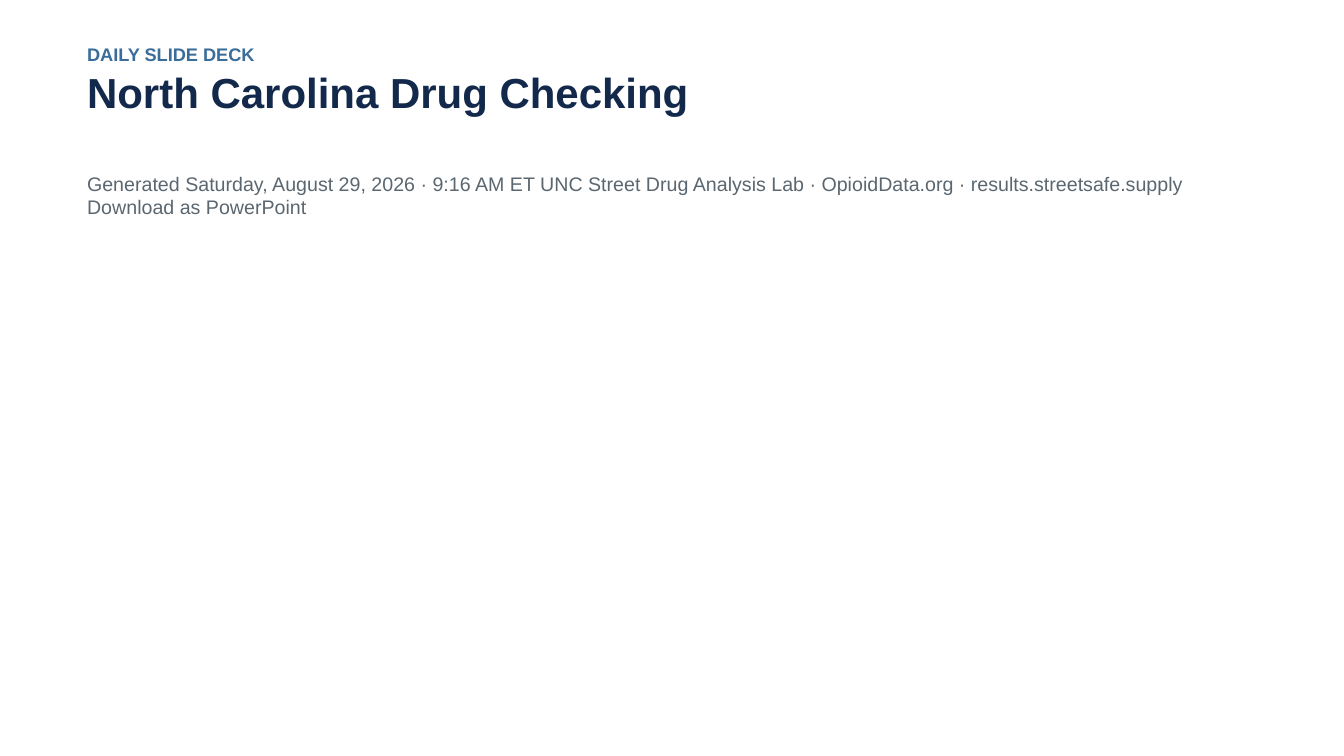
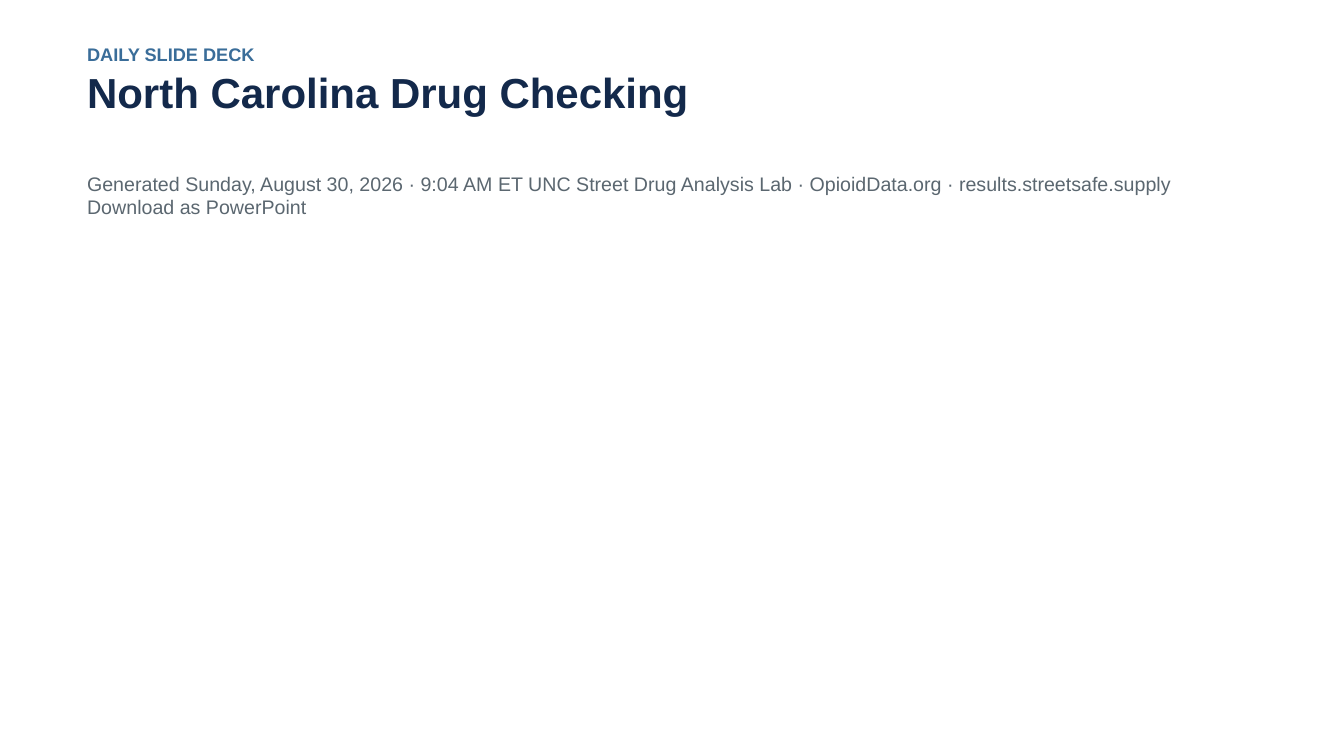
Before and after one commit to opioiddatalab/ncslides, a slide deck: slide 1 of docs/nc-drug-checking-latest.pptx. Drawn at 1344x756 pixels with LibreOffice and Linux fonts; fonts in the diff are those of the drawing. Boxes give left, top, right and bottom in pixels: in the first picture for what was removed or moved away, otherwise in the second. Text is boxed around its words. In the diff, an @@ line names an element or a change of style, - is before the commit and + after.

```diff
--- a/docs/nc-drug-checking-latest.pptx
+++ b/docs/nc-drug-checking-latest.pptx
@@ text at (87, 177, 1171, 214): text changed @@
-Generated Saturday, August 29, 2026 · 9:16 AM ET UNC Street Drug Analysis Lab · OpioidData.org · results.streetsafe.supply Download as PowerPoint
+Generated Sunday, August 30, 2026 · 9:04 AM ET UNC Street Drug Analysis Lab · OpioidData.org · results.streetsafe.supply Download as PowerPoint
```
Also in this commit, not shown: 5 other slides changed, 3 other files.
